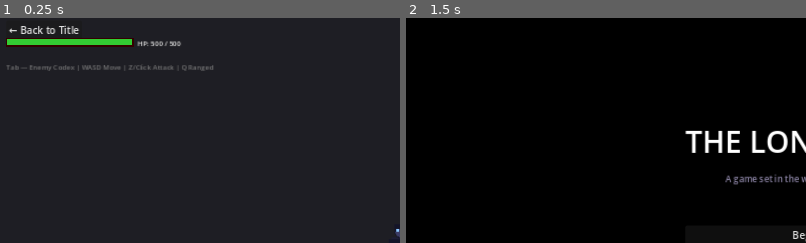
Above: before the commit, frames 1-2 (left to right).
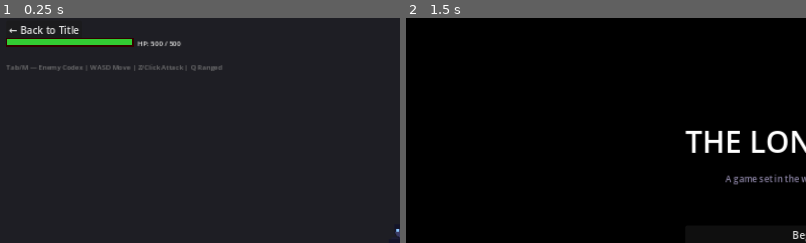
Above: after the commit, the same moments.

Repository: cbradshaw11/game-concept
Game: Godot game, scene res://scenes/dev/dev_arena.tscn
The game is run twice, just before and just after one commit, with the same random seed, the same clock (stepped at 60 frames per second) and the same inputs. This scene is started directly instead of the project's main scene.
Inputs:
- Up to frame 1 (0.25 s): no input
- Up to frame 2 (1.5 s): click "Clear Enemies" at 0.5 s; click "← Back to Title" at 1.25 s
The pictures show only the part of the screen within x 0-50%, y 0-50%; the shares and areas given below are measured in that part.

The runs differ from the first frame. In frame 1, 0.4% of the frame differs, in the area x 5-56%, y 20-24%; in frame 2, nothing differs.

Commit message:
fix: codex opens with Tab or M key

Diff:
--- a/game/scenes/dev/dev_arena.gd
+++ b/game/scenes/dev/dev_arena.gd
@@ -118,7 +118,7 @@
 
 	# Controls hint (top left below HP)
 	var hint := Label.new()
-	hint.text = "Tab \u2014 Enemy Codex | WASD Move | Z/Click Attack | Q Ranged"
+	hint.text = "Tab/M \u2014 Enemy Codex | WASD Move | Z/Click Attack | Q Ranged"
 	hint.add_theme_font_size_override("font_size", 11)
 	hint.add_theme_color_override("font_color", Color(0.6, 0.6, 0.6, 0.7))
 	hint.position = Vector2(10, 70)
@@ -220,12 +220,13 @@
 			_close_menu()
 		else:
 			get_tree().change_scene_to_file("res://scenes/main.tscn")
-	if Input.is_key_pressed(KEY_TAB) and not _tab_was_pressed:
+	var tab_now := Input.is_key_pressed(KEY_TAB) or Input.is_key_pressed(KEY_M)
+	if tab_now and not _tab_was_pressed:
 		if _menu_open:
 			_close_menu()
 		else:
 			_open_menu()
-	_tab_was_pressed = Input.is_key_pressed(KEY_TAB)
+	_tab_was_pressed = tab_now
 
 func _handle_movement(delta: float) -> void:
 	var dir := Vector2.ZERO
